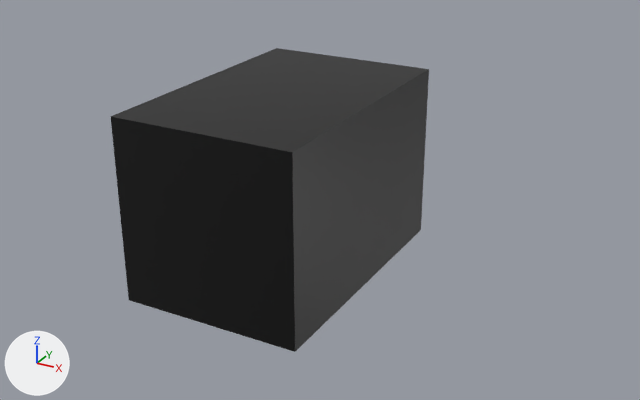
The FBX model Assets/Models/Tokens/Boot/Boot.fbx as it was, and as the next commit left it.
The view is the same before and after, from a camera (50 mm lens) standing at (4.61, -6.09, 3.66) and looking at (0.25, 1.84, -0.31). The lights are fixed; the arrows at lower left show +X, +Y and +Z.

In view in the first picture: 'Boot'.
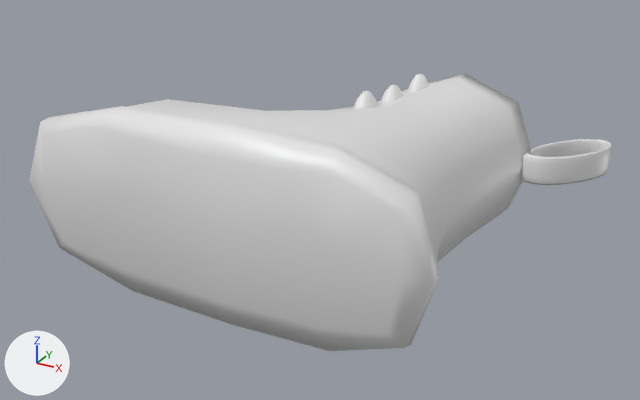
Location of each change, [x1, y1, x2, y2] in pixels of the pictures (640 x 400 px):
'Boot', reshaped, rescaled (83% wider, 9% shorter)
    before: [111, 48, 429, 352]
    after: [29, 74, 612, 351]

The edits, one by one:
Material 'Material' (mat_material) is new.
Its base color is (0.8, 0.8, 0.8) (white #e7e7e7).
Its roughness is 0.4.
me_cube is used by ob_boot; location (0.0, 0.0, 0.0); scale (1.0, 1.0, 1.51).
me_cube had 8 vertices, 6 faces and spanned x -1.0..1.0, y 0.0..3.02, z -0.66..0.66.
me_cube no longer uses material mat_bootmaterial (black #000000).
me_cube now has 2296 vertices, 2384 faces and spans x -2.42..2.94, y -0.01..4.0, z -1.06..1.06.
me_cube part 1: 8 vertices removed from x -1.0..1.0, y 0.0..3.02, z -0.66..0.66; 2296 vertices added at x -2.42..2.94, y -0.01..4.0, z -1.06..1.06.
me_cube now uses material mat_material (white #e7e7e7).
Object 'Boot' (ob_boot) is rescaled from (1.0, 1.0, 1.51) to (1.0, 1.0, 1.0).
